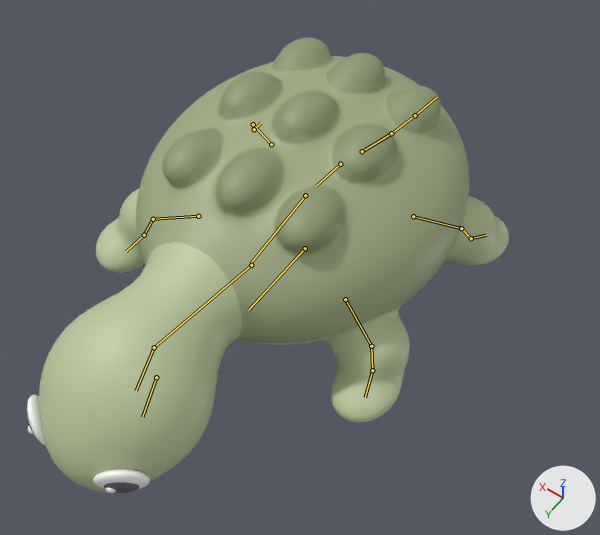
The glTF model game/art/models/snapping_turtle.glb, before and after one commit.
Both versions are drawn from a 50 mm lens placed at (-0.43, 0.633, 0.913), pointed at (-0.035, 0.081, 0.045). The lights are fixed; the arrows at lower right show +X, +Y and +Z. The older version comes first. Both versions are drawn at frame 5 of the action 'attack2'; the numbers are the values there. The bones that change, and the others that lie on the model, are drawn over the model as lines.

The first picture shows 'snapping_turtle_toon', 'snapping_turtle_toon_face'.
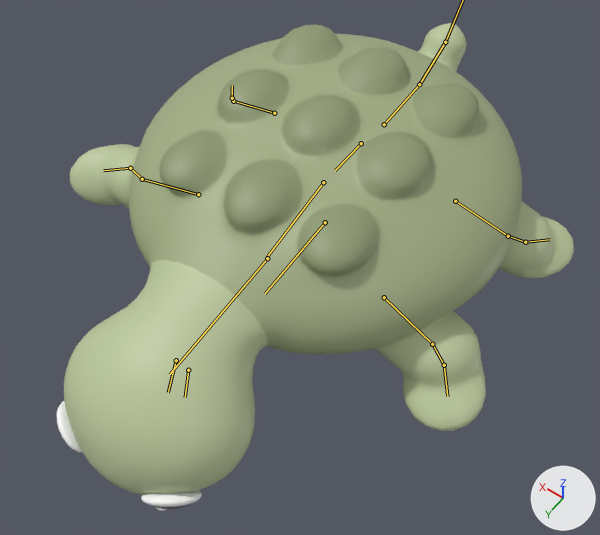
Changed parts and their boxes (x1, y1, x2, y2) in the pictures (600 x 535 px):
'snapping_turtle_toon', posed (8% wider): before (39, 38, 509, 493); after (64, 23, 574, 495)
'snapping_turtle_toon_face', posed (18% wider, 12% taller): before (27, 395, 150, 493); after (57, 401, 202, 511)
bone 'root', root to tip: before (305, 248) to (248, 310); after (325, 222) to (265, 293)
bone 'chest', root to tip: before (305, 195) to (251, 263); after (323, 182) to (267, 257)
bone 'neck', root to tip: before (251, 265) to (154, 347); after (267, 258) to (169, 374)
bone 'head', root to tip: before (154, 347) to (136, 390); after (176, 360) to (168, 392)
bone 'fl_upper.L', root to tip: before (345, 299) to (371, 346); after (384, 297) to (432, 344)
bone 'fl_lower.L', root to tip: before (371, 346) to (372, 370); after (432, 344) to (444, 365)
bone 'fl_upper.R', root to tip: before (198, 216) to (153, 219); after (198, 194) to (142, 179)
bone 'fl_lower.R', root to tip: before (153, 219) to (144, 235); after (142, 179) to (130, 168)
bone 'fl_foot.R', root to tip: before (144, 235) to (126, 251); after (130, 168) to (103, 170)
bone 'tail1', root to tip: before (362, 151) to (391, 133); after (384, 124) to (419, 84)
bone 'tail2', root to tip: before (391, 133) to (415, 115); after (419, 84) to (445, 42)
bone 'hl_upper.L', root to tip: before (413, 216) to (461, 228); after (455, 201) to (508, 236)
bone 'hl_lower.L', root to tip: before (461, 228) to (471, 238); after (508, 236) to (525, 242)
bone 'hl_upper.R', root to tip: before (271, 144) to (253, 124); after (274, 113) to (233, 101)
bone 'hl_lower.R', root to tip: before (253, 124) to (254, 129); after (233, 101) to (232, 98)

The change, as a list of edits to the scene's bpy script:
```text
Change bone_root:
    where bone_root = bpy.data.objects['snapping_turtle_rig'].pose.bones['root']
    bone_root.location: (0.0, 0.018, -0.003) -> (0.0, -0.031, 0.006)
    bone_root.rotation_quaternion: (1.0, 0.0, 0.0, 0.0) -> (0.999, -0.042, 0.0, 0.0)  # degrees (0, 0, 0) -> degrees (-5, 0, 0)
    bone_root.scale: (1.0, 1.0, 1.0) -> (1.28, 1.11, 0.82)
Change bone_chest:
    where bone_chest = bpy.data.objects['snapping_turtle_rig'].pose.bones['chest']  # child of 'hips'
    bone_chest.rotation_quaternion: (1.0, -0.025, 0.0, 0.0) -> (0.999, -0.042, 0.0, 0.0)  # degrees (-3, 0, 0) -> degrees (-5, 0, 0)
Change bone_neck:
    where bone_neck = bpy.data.objects['snapping_turtle_rig'].pose.bones['neck']  # child of 'chest'
    bone_neck.rotation_quaternion: (0.985, -0.174, 0.0, 0.0) -> (0.965, -0.263, 0.0, 0.0)  # degrees (-20, 0, 0) -> degrees (-30, 0, 0)
Change bone_head:
    where bone_head = bpy.data.objects['snapping_turtle_rig'].pose.bones['head']  # child of 'neck'
    bone_head.location: (0.0, 0.0, 0.0) -> (0.0, -0.019, 0.0)
    bone_head.rotation_quaternion: (0.992, -0.125, 0.0, 0.0) -> (0.983, -0.185, 0.0, 0.0)  # degrees (-14, 0, 0) -> degrees (-21, 0, 0)
Change bone_fl_upper_l:
    where bone_fl_upper_l = bpy.data.objects['snapping_turtle_rig'].pose.bones['fl_upper.L']  # child of 'chest'
    bone_fl_upper_l.rotation_quaternion: (0.995, 0.092, 0.0, 0.0) -> (0.993, 0.053, 0.006, 0.106)  # degrees (11, 0, 0) -> degrees (6, 0, 12)
Change bone_fl_lower_l:
    where bone_fl_lower_l = bpy.data.objects['snapping_turtle_rig'].pose.bones['fl_lower.L']  # child of 'fl_upper.L'
    bone_fl_lower_l.rotation_quaternion: (0.998, -0.066, 0.0, 0.0) -> (0.994, -0.106, 0.0, 0.0)  # degrees (-8, 0, 0) -> degrees (-12, 0, 0)
Change bone_fl_upper_r:
    where bone_fl_upper_r = bpy.data.objects['snapping_turtle_rig'].pose.bones['fl_upper.R']  # child of 'chest'
    bone_fl_upper_r.rotation_quaternion: (0.995, 0.092, 0.0, 0.0) -> (0.909, 0.301, -0.091, -0.274)  # degrees (11, 0, 0) -> degrees (37, 0, -34)
Change bone_fl_lower_r:
    where bone_fl_lower_r = bpy.data.objects['snapping_turtle_rig'].pose.bones['fl_lower.R']  # child of 'fl_upper.R'
    bone_fl_lower_r.rotation_quaternion: (0.998, -0.066, 0.0, 0.0) -> (0.899, -0.432, 0.0, 0.0)  # degrees (-8, 0, 0) -> degrees (-51, 0, 0)
Change bone_fl_foot_r:
    where bone_fl_foot_r = bpy.data.objects['snapping_turtle_rig'].pose.bones['fl_foot.R']  # child of 'fl_lower.R'
    bone_fl_foot_r.rotation_quaternion: (1.0, 0.0, 0.0, 0.0) -> (0.994, 0.106, 0.0, 0.0)  # degrees (0, 0, 0) -> degrees (12, 0, 0)
Change bone_tail1:
    where bone_tail1 = bpy.data.objects['snapping_turtle_rig'].pose.bones['tail1']  # child of 'hips'
    bone_tail1.rotation_quaternion: (1.0, -0.026, 0.0, 0.0) -> (0.983, -0.181, 0.0, 0.0)  # degrees (-3, 0, 0) -> degrees (-21, 0, 0)
Change bone_tail2:
    where bone_tail2 = bpy.data.objects['snapping_turtle_rig'].pose.bones['tail2']  # child of 'tail1'
    bone_tail2.rotation_quaternion: (1.0, -0.026, 0.0, 0.0) -> (0.975, -0.223, 0.0, 0.0)  # degrees (-3, 0, 0) -> degrees (-26, 0, 0)
Change bone_tail3:
    where bone_tail3 = bpy.data.objects['snapping_turtle_rig'].pose.bones['tail3']  # child of 'tail2'
    bone_tail3.rotation_quaternion: (1.0, -0.026, 0.0, 0.0) -> (0.965, -0.262, 0.0, 0.0)  # degrees (-3, 0, 0) -> degrees (-30, 0, 0)
Change bone_hl_upper_l:
    where bone_hl_upper_l = bpy.data.objects['snapping_turtle_rig'].pose.bones['hl_upper.L']  # child of 'hips'
    bone_hl_upper_l.rotation_quaternion: (0.994, -0.105, 0.0, 0.0) -> (0.989, 0.105, 0.011, 0.106)  # degrees (-12, 0, 0) -> degrees (12, 0, 12)
Change bone_hl_lower_l:
    where bone_hl_lower_l = bpy.data.objects['snapping_turtle_rig'].pose.bones['hl_lower.L']  # child of 'hl_upper.L'
    bone_hl_lower_l.rotation_quaternion: (0.999, 0.039, 0.0, 0.0) -> (0.987, -0.159, 0.0, 0.0)  # degrees (5, 0, 0) -> degrees (-18, 0, 0)
Change bone_hl_upper_r:
    where bone_hl_upper_r = bpy.data.objects['snapping_turtle_rig'].pose.bones['hl_upper.R']  # child of 'hips'
    bone_hl_upper_r.rotation_quaternion: (0.994, -0.105, 0.0, 0.0) -> (0.989, 0.105, -0.011, -0.106)  # degrees (-12, 0, 0) -> degrees (12, 0, -12)
Change bone_hl_lower_r:
    where bone_hl_lower_r = bpy.data.objects['snapping_turtle_rig'].pose.bones['hl_lower.R']  # child of 'hl_upper.R'
    bone_hl_lower_r.rotation_quaternion: (0.999, 0.039, 0.0, 0.0) -> (0.987, -0.159, 0.0, 0.0)  # degrees (5, 0, 0) -> degrees (-18, 0, 0)
```
